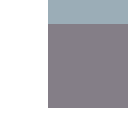
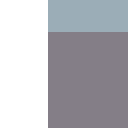
Layers edited between the first and the second 128 x 128 image:
painted on "Cubicle" over [48, 24, 128, 128]
